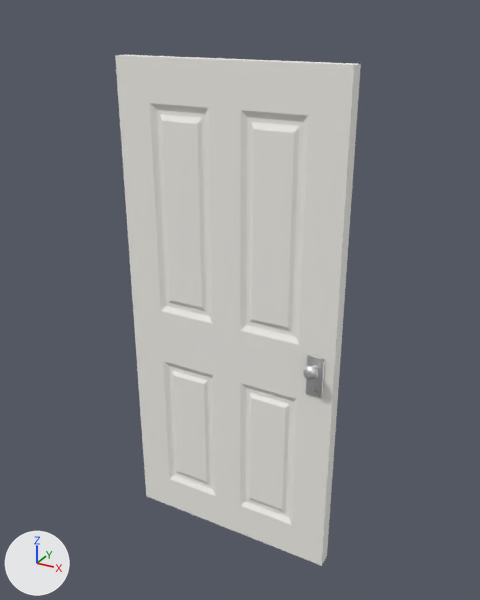
Two versions of the FBX model Atmosphere Zero/Assets/Door.fbx, one commit apart.
One viewpoint serves both versions: a 50 mm lens placed at (1.3, -2.27, 2.37), pointed at (0.02, 0.05, 1.22). Arrows for +X, +Y and +Z are at lower left; the lights stay in place. The older version comes first. Where no turn or scale is listed for an object, it has been applied to the vertices.

In view in the first picture: 'Door', 'Door_Handle'.
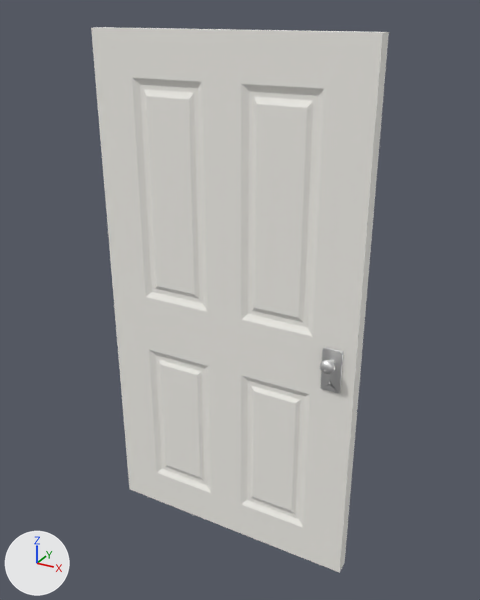
Boxes (x1, y1, x2, y2) around the edits, measured in the pictures (480 x 600 px; the box of a moved part takes in the faces that stretch with it):
```json
{"object": "Door", "change": "reshaped, moved", "before": [115, 55, 361, 566], "after": [91, 27, 389, 573], "on screen": "21% wider, 7% taller"}
{"object": "Door_Handle", "change": "deleted", "before": [303, 365, 318, 381]}
{"part": 1, "of": "me_cube", "change": "moved or reshaped", "before": [115, 55, 361, 566], "after": [91, 27, 389, 573]}
{"part": 2, "of": "me_cube", "change": "added", "after": [320, 359, 335, 375]}
{"part": 3, "of": "me_cube", "change": "added", "after": [320, 347, 343, 393]}
{"part": 4, "of": "me_cube", "change": "deleted", "before": [306, 354, 325, 398]}
```

The change, as JSON lines over the scene's bpy script:
```json
{"block": "me_cube", "where": "# used by ob_door; location = (-0.5, 0.033, 1.062)"}
{"op": "remove", "block": "me_cube", "code": "me_cube.from_pydata(...)  # 504 vertices, 368 faces; spans x 0.0..1.0, y -0.07..0.01, z -1.06..1.14"}
{"op": "add", "block": "me_cube", "code": "me_cube.from_pydata(...)  # 1336 vertices, 1210 faces; spans x 0.0..1.2, y -0.11..0.11, z 0.0..2.3"}
{"block": "me_cube", "change": "me_cube part 1: the loose piece of 168 vertices spanning x 0.0..1.0, y -0.07..0.0, z -1.06..1.14 is scaled about its middle by (1.2, 1, 1.05), then moved by (0.1, 0.03, 1.11)"}
{"block": "me_cube", "change": "me_cube part 2: a new loose piece of 440 vertices spanning x 1.07..1.13, y -0.11..-0.04, z 1.04..1.11, in mat_door_handle (white #e7e7e7)"}
{"block": "me_cube", "change": "me_cube part 3: a new loose piece of 144 vertices spanning x 1.06..1.14, y -0.04..-0.03, z 0.94..1.13, in mat_door_handle (white #e7e7e7)"}
{"block": "me_cube", "change": "me_cube part 4: the loose piece of 168 vertices spanning x 0.88..0.96, y -0.07..-0.06, z -0.16..0.02 is deleted"}
{"block": "me_cube", "change": "other edits to the shape of me_cube do not show in these pictures"}
{"op": "remove", "block": "ob_door_handle", "code": ["ob_door_handle = bpy.data.objects.new('Door_Handle', me_sphere_002)", "ob_door_handle.location = (0.42, -0.107, 1.032)"]}
{"op": "set", "path": "ob_door.location", "old": "(-0.5, 0.033, 1.062)", "new": "(-0.611, 0.0, 0.001)"}
```
